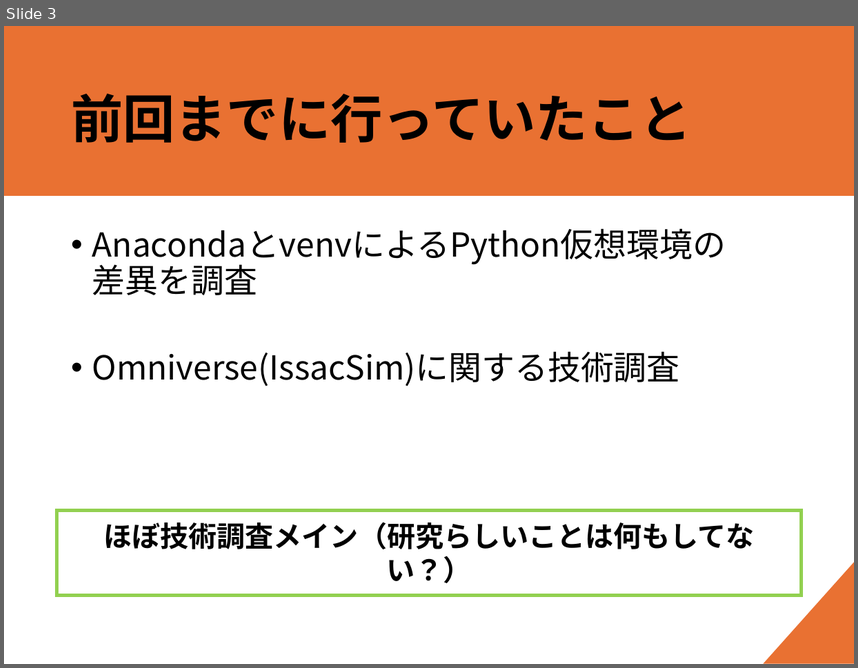
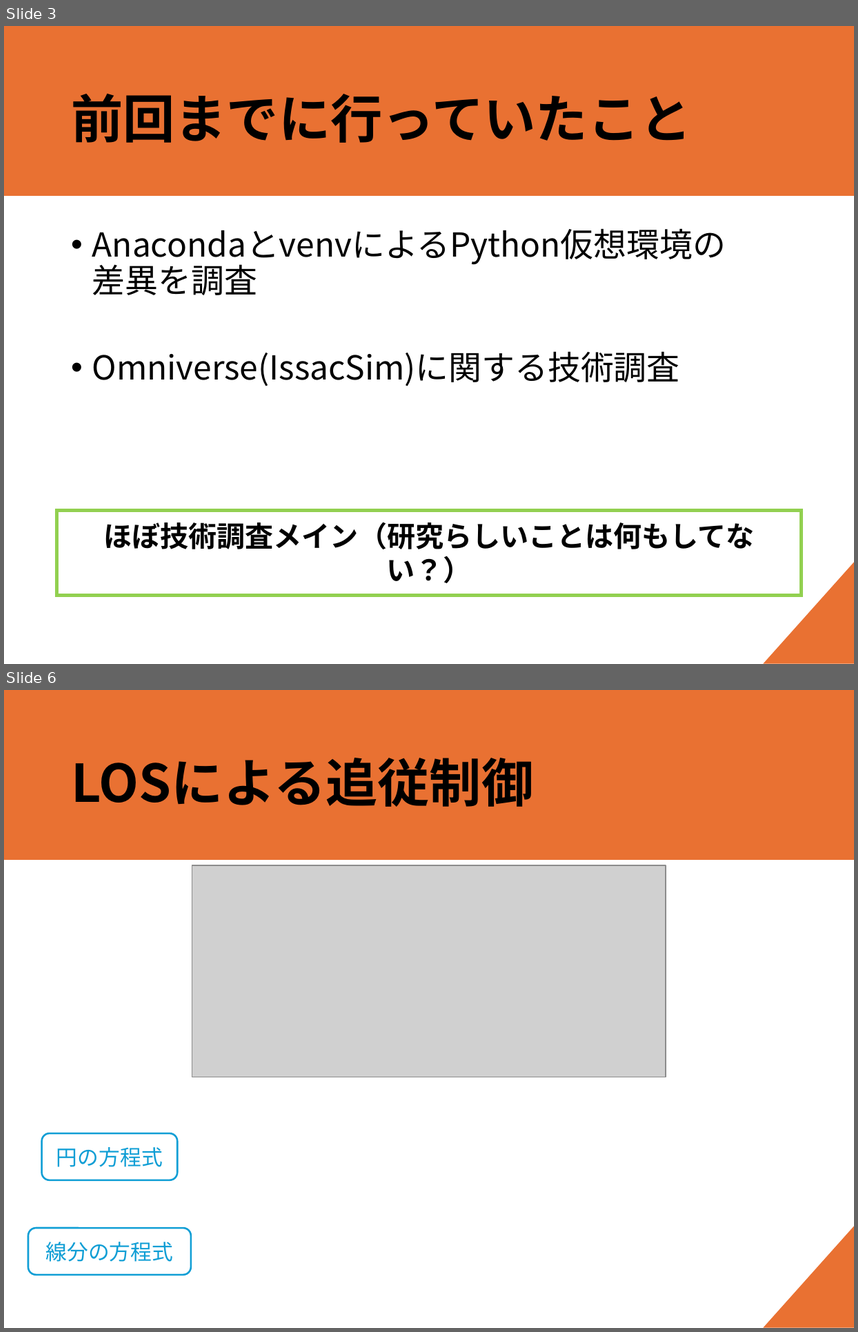
Before and after one commit to forest-book/MatlabLOSFormation, a slide deck: 進捗共有_20250612.pptx. Shown one above the other, each under a label of ours: slide 3 before the commit, slides 3 and 6 after it; the slides between them are not shown. The pictures are 858x668 and 858x1332 pixels, drawn with LibreOffice and Linux fonts; fonts in the diff are those of the drawing; grey boxes stand for pictures. Boxes give left, top, right and bottom in pixels: in the first picture for what was removed or moved away, otherwise in the second. Text is boxed around its words. In the diff, an @@ line names an element or a change of style, - is before the commit and + after.

```diff
--- a/進捗共有_20250612.pptx
+++ b/進捗共有_20250612.pptx
@@ slide 6 added at bbox=[4, 690, 854, 1328], background #FFFFFF; not listed: 2 template elements that a slide beside it also shows @@
@@ title added at bbox=[71, 758, 534, 807], 44 pt, text #000000, bold @@
+LOSによる追従制御
@@ picture added at bbox=[192, 865, 665, 1077] @@
@@ rounded rectangle added at bbox=[41, 1133, 177, 1180], fill #FFFFFF, outline #0F9ED5 1.5 pt, 18 pt, text #0F9ED5 @@
+円の方程式
@@ rounded rectangle added at bbox=[27, 1228, 190, 1274], fill #FFFFFF, outline #0F9ED5 1.5 pt, 18 pt, text #0F9ED5 @@
+線分の方程式
```
Also in this commit, not shown: 9 other slides added.
